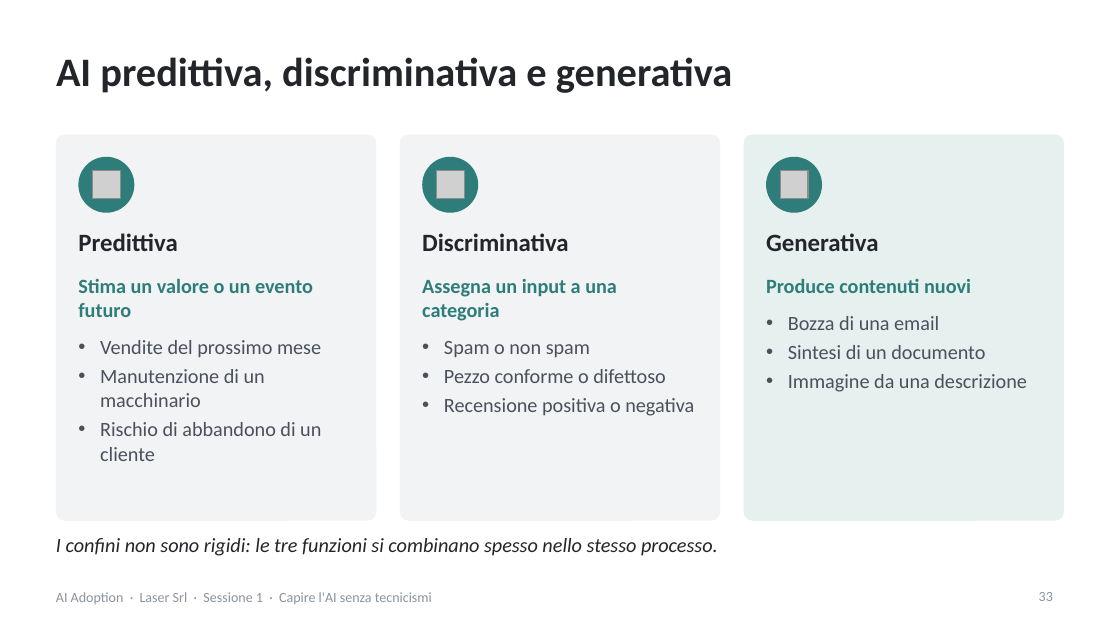
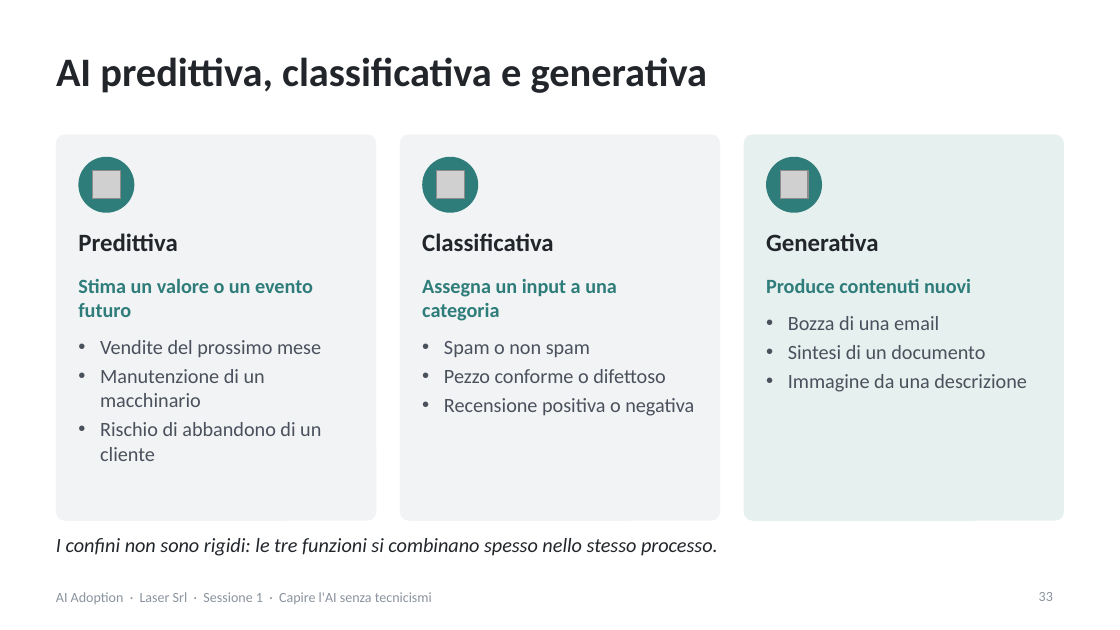
Before and after one commit to NetAi-IT/Formazione-AI-Literacy-Official, a slide deck: slide 33 of Formazioni/2026-10_LaserSrl_AI_Adoption/slide/Sessione1_slide_nuove_Laser.pptx. Drawn at 1120x630 pixels with LibreOffice and Linux fonts; fonts in the diff are those of the drawing; grey boxes stand for pictures. Boxes give left, top, right and bottom in pixels: in the first picture for what was removed or moved away, otherwise in the second. Text is boxed around its words. In the diff, an @@ line names an element or a change of style, - is before the commit and + after.

```diff
--- a/Formazioni/2026-10_LaserSrl_AI_Adoption/slide/Sessione1_slide_nuove_Laser.pptx
+++ b/Formazioni/2026-10_LaserSrl_AI_Adoption/slide/Sessione1_slide_nuove_Laser.pptx
@@ title at (x1=56, y1=57, x2=707, y2=93): text changed @@
-AI predittiva, discriminativa e generativa
+AI predittiva, classificativa e generativa
@@ text at (x1=422, y1=233, x2=553, y2=251): text changed @@
-Discriminativa
+Classificativa
```
Also in this commit, not shown: 13 other slides changed, 1 slide added, 2 other files.
